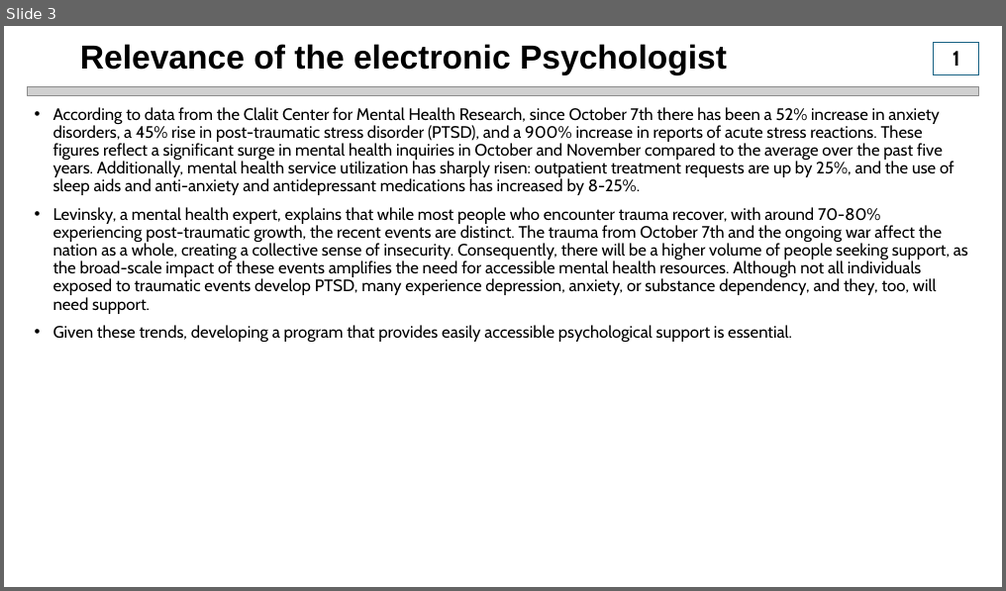
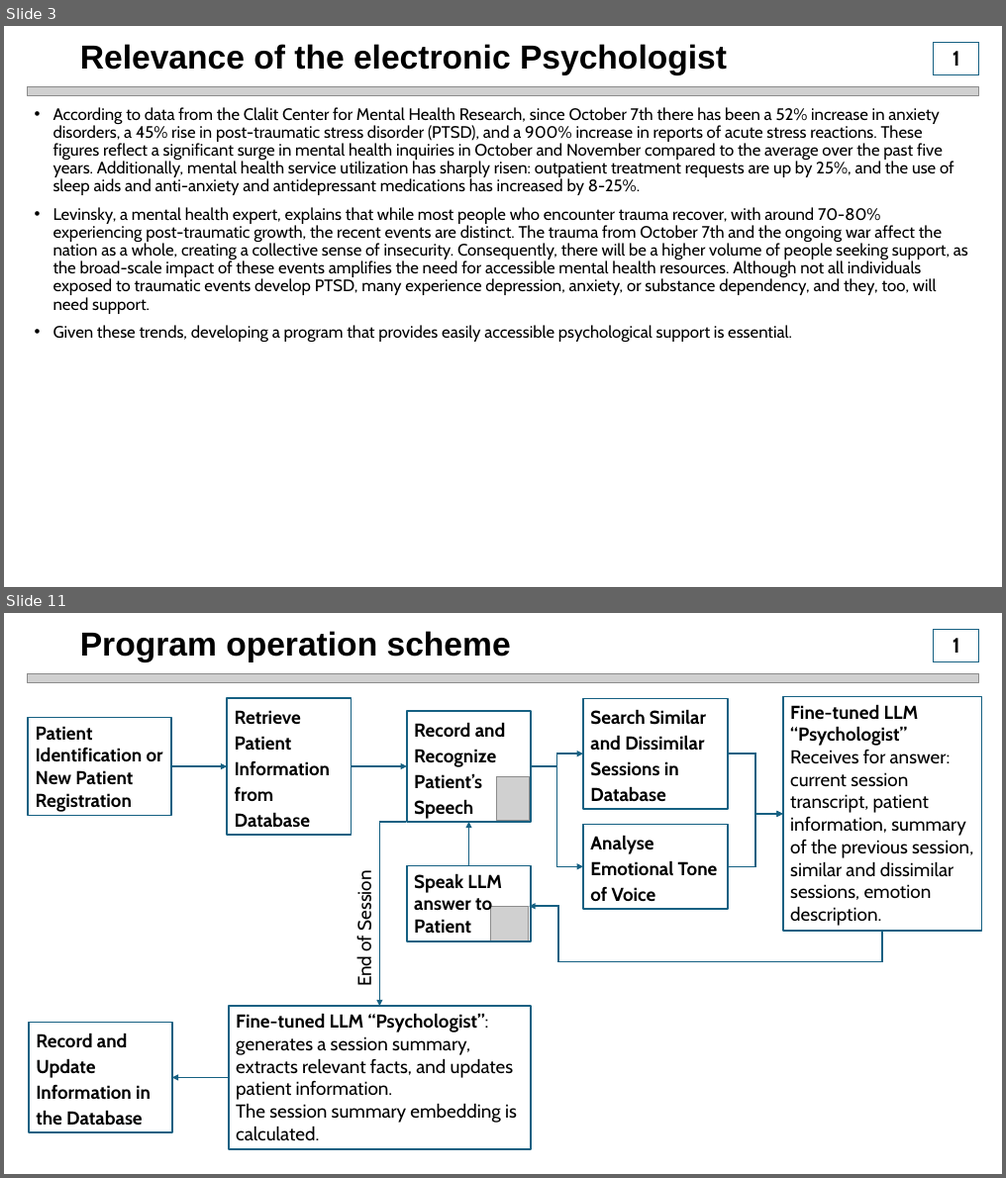
Before and after one commit to IlyaZutler/Project_4-Psychologist_IA, a slide deck: Presentation2.pptx. Shown one above the other, each under a label of ours: slide 3 before the commit, slides 3 and 11 after it; the slides between them are not shown. The pictures are 1006x591 and 1006x1178 pixels, drawn with LibreOffice and Linux fonts; fonts in the diff are those of the drawing; grey boxes stand for pictures. Boxes give left, top, right and bottom in pixels: in the first picture for what was removed or moved away, otherwise in the second. Text is boxed around its words. In the diff, an @@ line names an element or a change of style, - is before the commit and + after.

```diff
--- a/Presentation2.pptx
+++ b/Presentation2.pptx
@@ slide 11 added at (4,613,1002,1174), background #FFFFFF @@
@@ title added at (80,631,511,663), 32 pt, text #000000, bold @@
+Program operation scheme
@@ rectangle added at (934,629,979,662), outline #156082 0.75 pt, 20 pt, text #000000, bold @@
+1
@@ picture added at (27,673,979,683) @@
@@ rectangle added at (227,698,351,836), outline #156082 1.5 pt, 18 pt, text #000000, bold @@
+Retrieve Patient Information from Database
@@ rectangle added at (583,698,729,809), outline #156082 1.5 pt, 18 pt, text #000000, bold @@
+Search Similar and Dissimilar Sessions in Database
@@ rectangle added at (783,697,982,931), outline #156082 1.5 pt, 18 pt, text #000000 @@
+Fine-tuned LLM “Psychologist” Receives for answer: current session transcript, patient information, summary of the previous session, similar and dissimilar sessions, emotion description.
@@ rectangle added at (28,717,171,815), outline #156082 1.5 pt, 18 pt, text #000000, bold @@
+Patient Identification or New Patient Registration
@@ rectangle added at (407,711,531,822), outline #156082 1.5 pt, 18 pt, text #000000, bold @@
+Record and Recognize Patient’s Speech
@@ elbow arrow added from (531, 766) to (583, 754), #156082 1.5 pt @@
@@ elbow arrow added from (728, 754) to (783, 814), #156082 1.5 pt @@
@@ elbow arrow added from (171, 766) to (227, 766), #156082 1.5 pt @@
@@ elbow arrow added from (351, 766) to (407, 766), #156082 1.5 pt @@
@@ picture added at (497,777,529,821) @@
@@ elbow arrow added from (531, 766) to (583, 866), #156082 1.5 pt @@
@@ elbow arrow added from (728, 866) to (783, 814), #156082 1.5 pt @@
@@ elbow arrow added from (405, 821) to (380, 1006), #156082 1.5 pt @@
@@ elbow arrow added from (469, 866) to (469, 822), #156082 1.5 pt @@
@@ rectangle added at (583,825,729,909), outline #156082 1.5 pt, 18 pt, text #000000, bold @@
+Analyse Emotional Tone of Voice
@@ rectangle added at (346,851,378,994), outline #FFFFFF 1 pt, 18 pt, text #000000 @@
+End of Session
@@ rectangle added at (407,866,531,942), outline #156082 1.5 pt, 18 pt, text #000000, bold @@
+Speak LLM answer to Patient
@@ picture added at (491,906,528,941) @@
@@ elbow arrow added from (882, 931) to (530, 906), #156082 1.5 pt @@
@@ rectangle added at (29,1023,172,1134), outline #156082 1.5 pt, 18 pt, text #000000, bold @@
+Record and Update Information in the Database
@@ rectangle added at (229,1006,531,1150), outline #156082 1.5 pt, 18 pt, text #000000 @@
+Fine-tuned LLM “Psychologist”: generates a session summary, extracts relevant facts, and updates patient information.
+The session summary embedding is calculated.
@@ elbow arrow added from (229, 1078) to (172, 1078), #156082 1.5 pt @@
```
Also in this commit, not shown: 4 slides changed, 5 other slides added, 1 other file.
